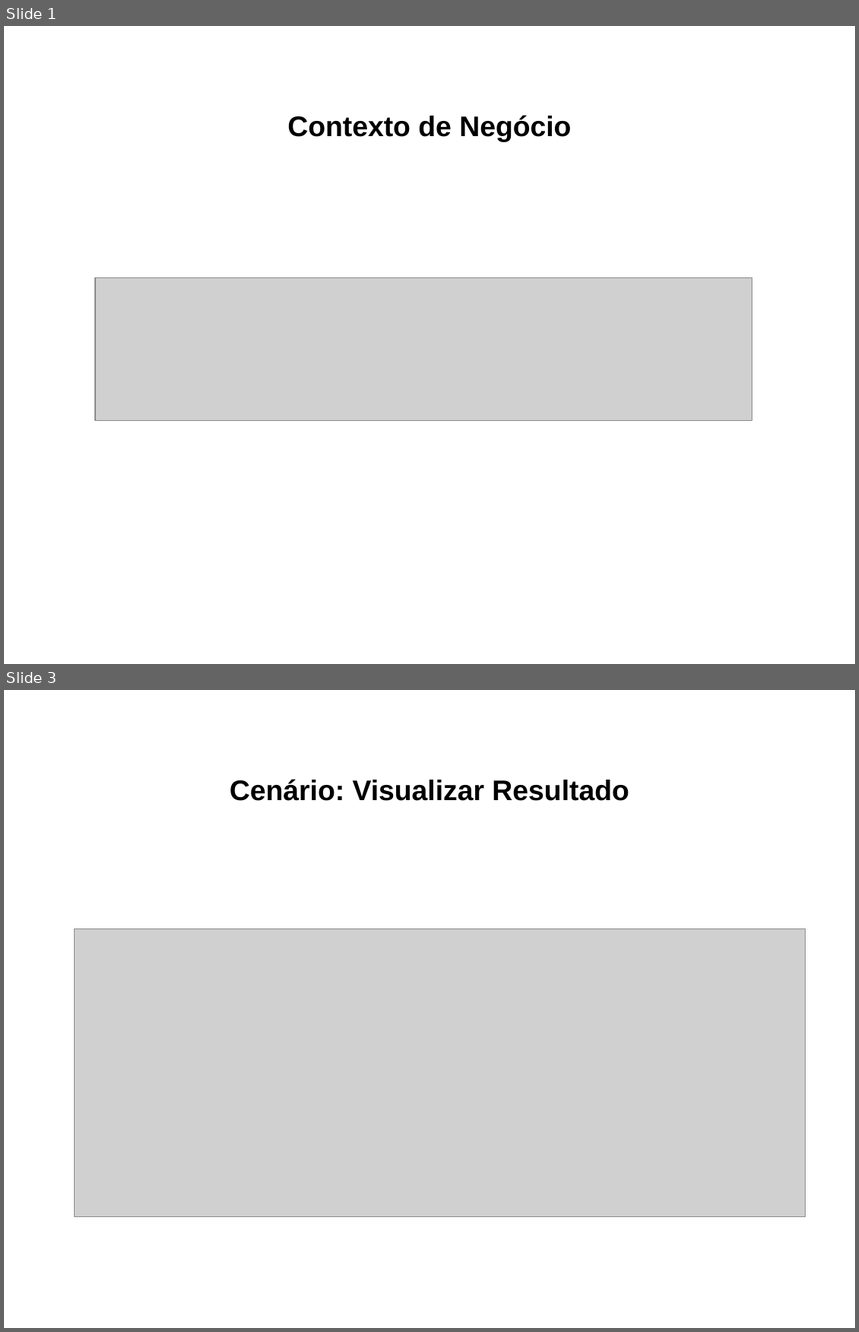
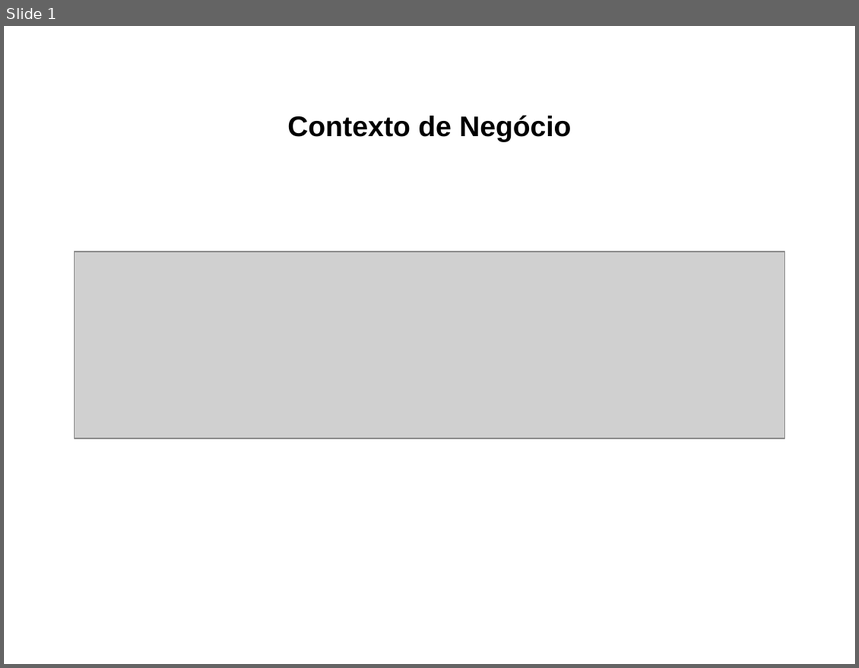
Before and after one commit to leozabotto/smart-owl, a slide deck: Artefatos/15 - Arquitetura de Negócio para cada Cenário.pptx. Shown one above the other, each under a label of ours: slides 1 and 3 before the commit, slide 1 after it; the slides between them are not shown. The pictures are 859x1332 and 859x668 pixels, drawn with LibreOffice and Linux fonts; fonts in the diff are those of the drawing; grey boxes stand for pictures. Boxes give left, top, right and bottom in pixels: in the first picture for what was removed or moved away, otherwise in the second. Text is boxed around its words. In the diff, an @@ line names an element or a change of style, - is before the commit and + after.

```diff
--- a/Artefatos/15 - Arquitetura de Negócio para cada Cenário.pptx
+++ b/Artefatos/15 - Arquitetura de Negócio para cada Cenário.pptx
@@ slide 3 removed at (4,690,855,1328), background #FFFFFF @@
@@ text removed at (230,779,629,801) @@
-Cenário: Visualizar Resultado
@@ picture removed at (75,929,806,1217) @@
@@ slide 1 changed as well @@
@@ picture: place and size @@
-picture at (95,278,752,421)
+picture at (75,252,785,439)
```
Also in this commit, not shown: 1 other slide changed, 4 slides added, 1 other slide removed, 18 other files.
